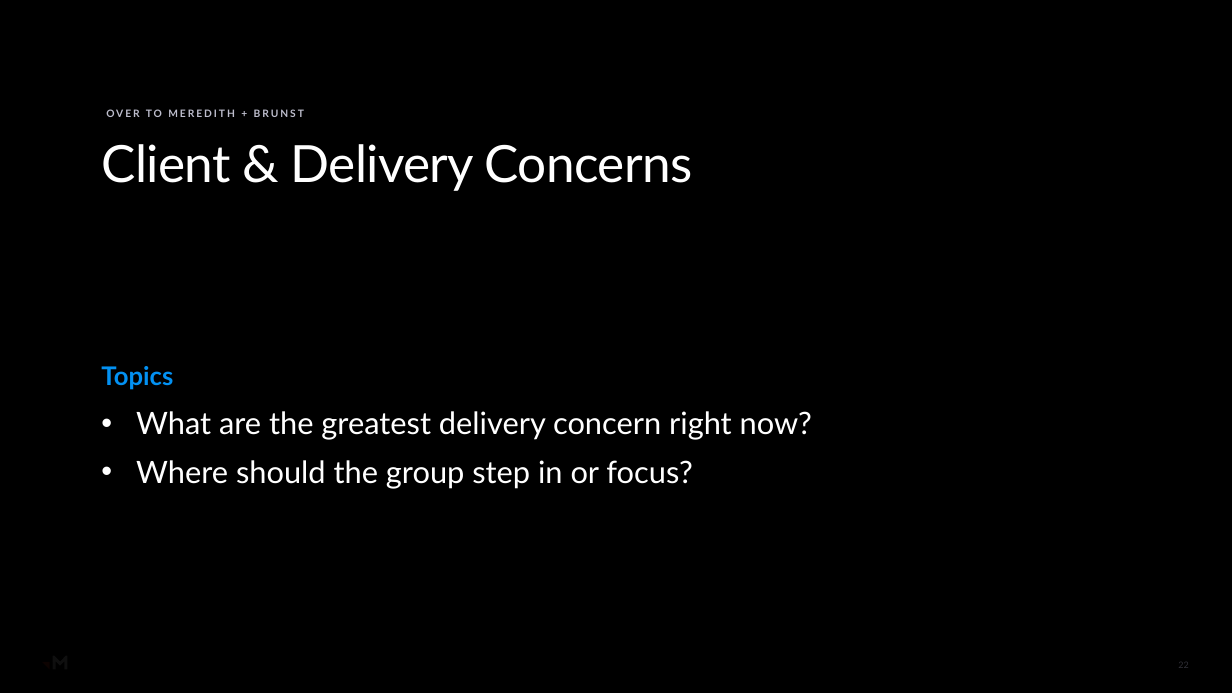
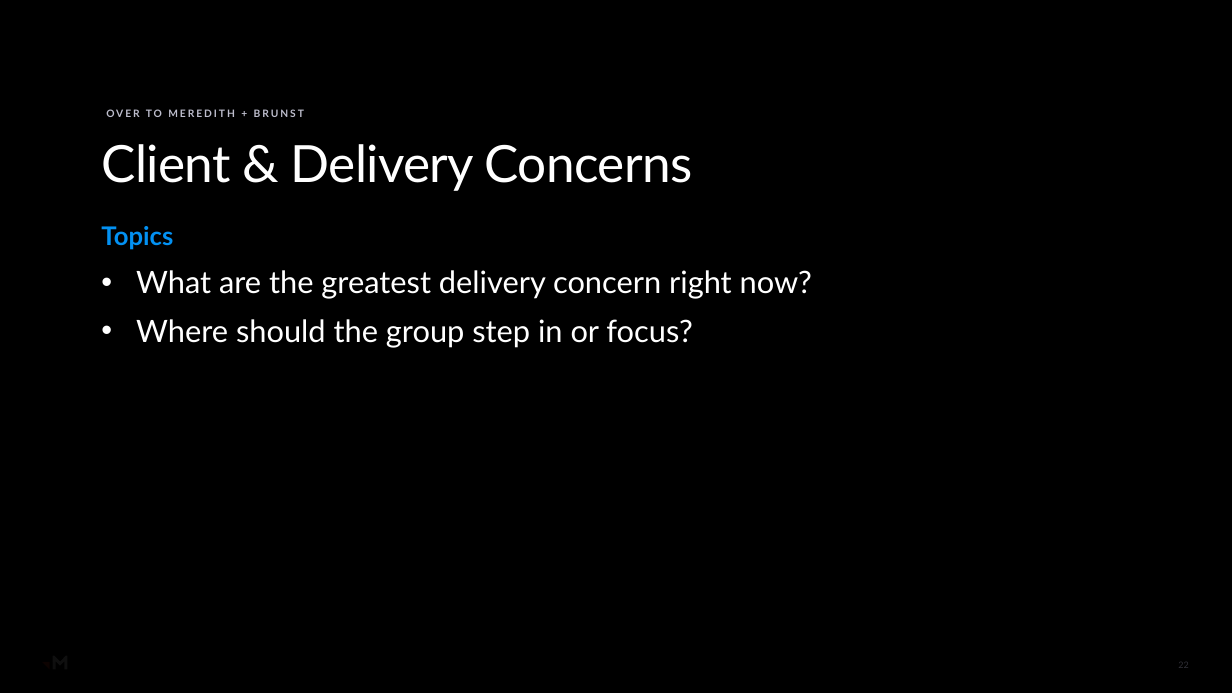
Before and after one commit to RachelHarrisMerkle/BasicMerkle, a slide deck: slide 22 of Delivery_Excellence_Kickoff_REDESIGNED.pptx. Drawn at 1232x693 pixels with LibreOffice and Linux fonts; fonts in the diff are those of the drawing; background and template pictures are left out; a plain dark background stands for a picture behind light text. Boxes give left, top, right and bottom in pixels: in the first picture for what was removed or moved away, otherwise in the second. Text is boxed around its words. In the diff, an @@ line names an element or a change of style, - is before the commit and + after.

```diff
--- a/Delivery_Excellence_Kickoff_REDESIGNED.pptx
+++ b/Delivery_Excellence_Kickoff_REDESIGNED.pptx
@@ rounded rectangle added at box(65, 71, 1084, 378), fill #000000 at 62% opacity @@
@@ text "Topics": place and size @@
-text "Topics" at box(101, 366, 812, 489)
+text "Topics" at box(101, 226, 812, 348)
```
Also in this commit, not shown: 24 other slides changed, 1 other file.
